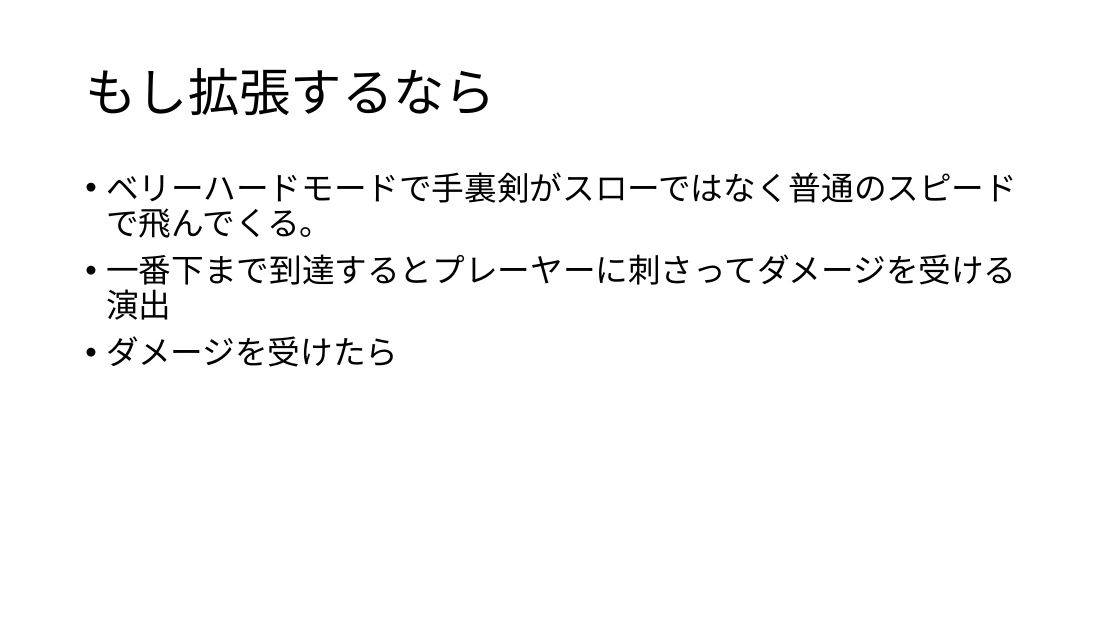
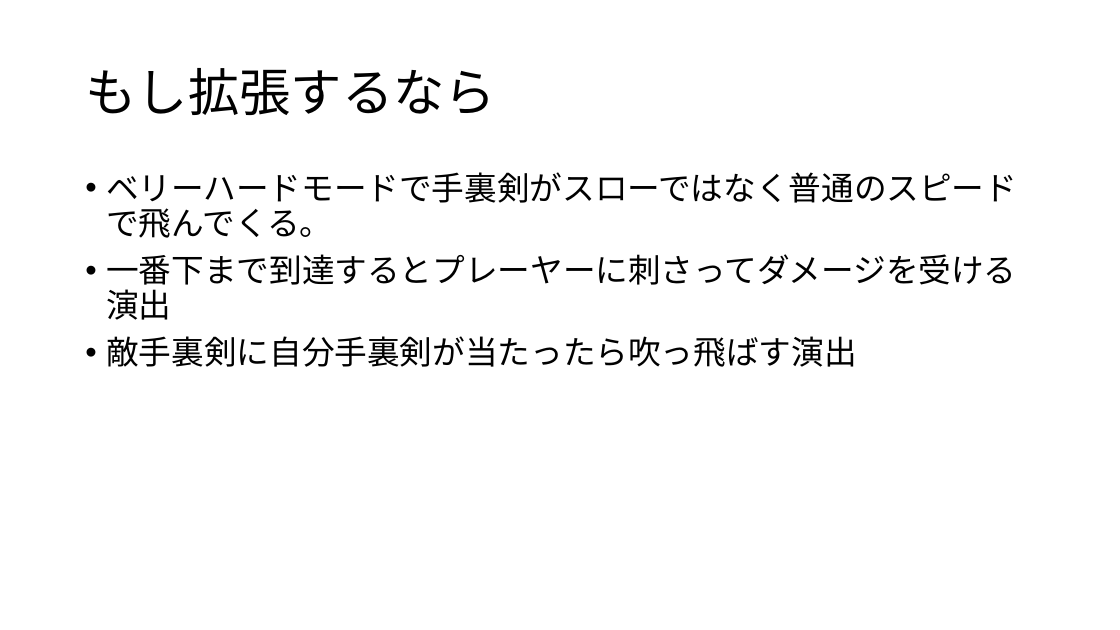
Before and after one commit to Wings-12/SujiShuriken, a slide deck: slide 6 of Documents/スロー数字手裏剣企画書_20210101.pptx. Drawn at 1120x630 pixels with LibreOffice and Linux fonts; fonts in the diff are those of the drawing. Boxes give left, top, right and bottom in pixels: in the first picture for what was removed or moved away, otherwise in the second. Text is boxed around its words. In the diff, an @@ line names an element or a change of style, - is before the commit and + after.

```diff
--- a/Documents/スロー数字手裏剣企画書_20210101.pptx
+++ b/Documents/スロー数字手裏剣企画書_20210101.pptx
@@ text at [106,336,856,367]: text changed @@
-• ダメージを受けたら
+• 敵手裏剣に自分手裏剣が当たったら吹っ飛ばす演出
```
Also in this commit, not shown: 22 other files.
